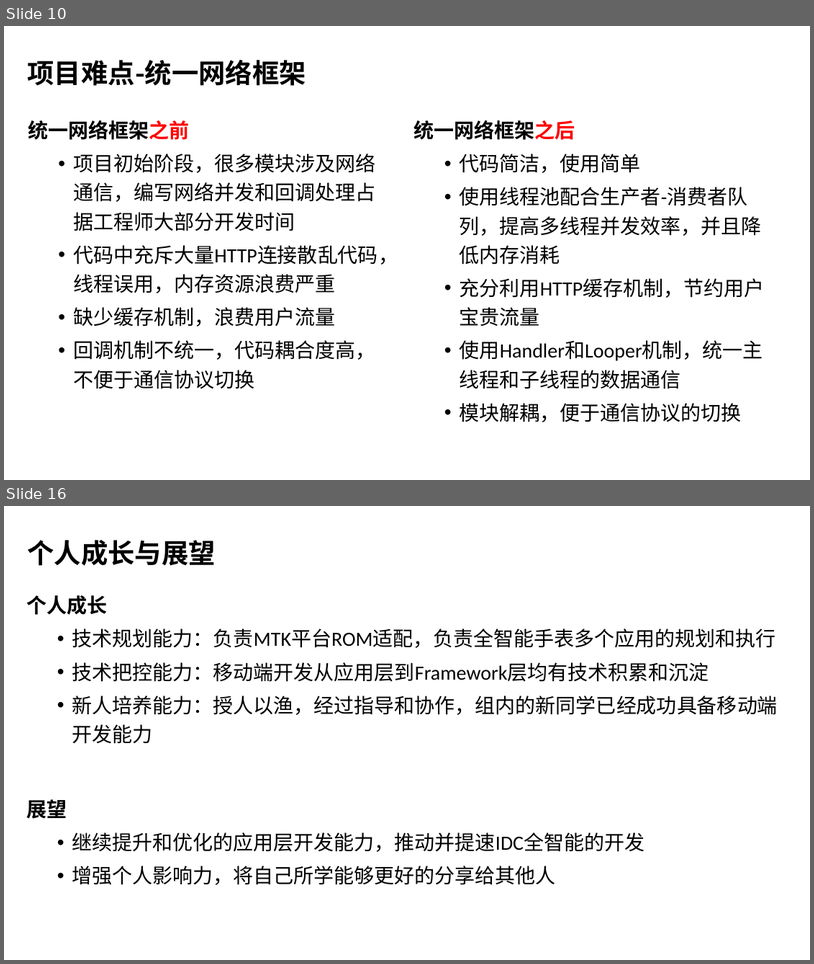
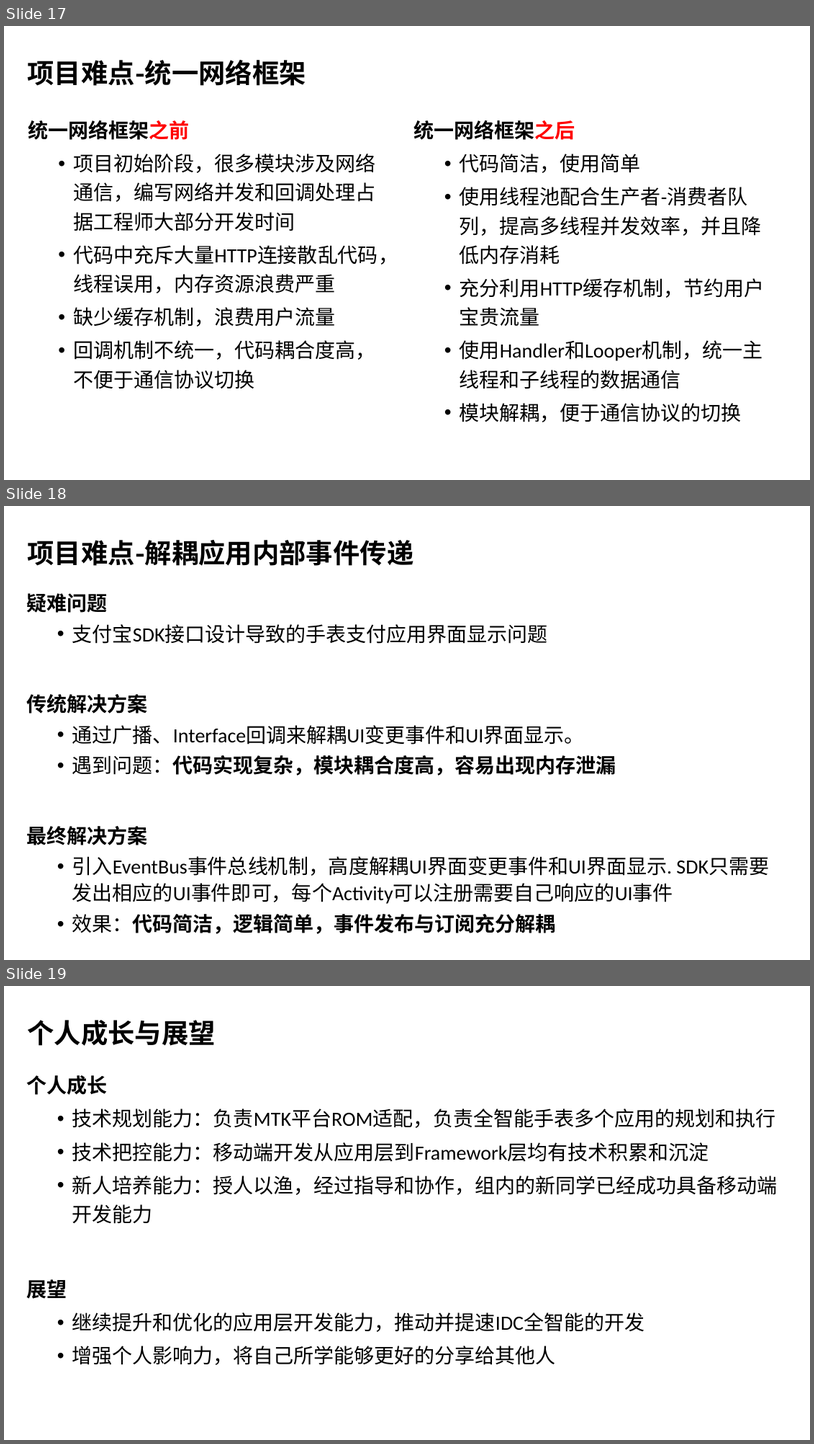
Before and after one commit to wangzhengyi/WangZhengyi, a slide deck: promote/2016阿里晋升述职.pptx. Shown one above the other, each under a label of ours: slides 10 and 16 before the commit, slides 17, 18 and 19 after it; the slides between them are not shown. The pictures are 814x964 and 814x1444 pixels, drawn with LibreOffice and Linux fonts; fonts in the diff are those of the drawing; background and template pictures are left out. Boxes give left, top, right and bottom in pixels: in the first picture for what was removed or moved away, otherwise in the second. Text is boxed around its words. In the diff, an @@ line names an element or a change of style, - is before the commit and + after.

```diff
--- a/promote/2016阿里晋升述职.pptx
+++ b/promote/2016阿里晋升述职.pptx
@@ slide 18 added at [4, 506, 810, 960], background #FFFFFF @@
@@ title added at [28, 540, 414, 566], 32 pt, text #000000, bold @@
+项目难点-解耦应用内部事件传递
@@ text added at [27, 593, 674, 934], 24 pt, text #000000 @@
+疑难问题
+  • 支付宝SDK接口设计导致的手表支付应用界面显示问题
+传统解决方案
+  • 通过广播、Interface回调来解耦UI变更事件和UI界面显示。
+  • 遇到问题：代码实现复杂，模块耦合度高，容易出现内存泄漏
+最终解决方案
+  • 引入EventBus事件总线机制，高度解耦UI界面变更事件和UI界面显示. SDK只需要发出相应的UI事件即可，每个Activity可以注册需要自己响应的UI事件
+  • 效果：代码简洁，逻辑简单，事件发布与订阅充分解耦
@@ what was slide 10 is now slide 17 @@
@@ what was slide 16 is now slide 19 @@
```
Also in this commit, not shown: 3 slides changed, 2 other slides added, 1 other file.
